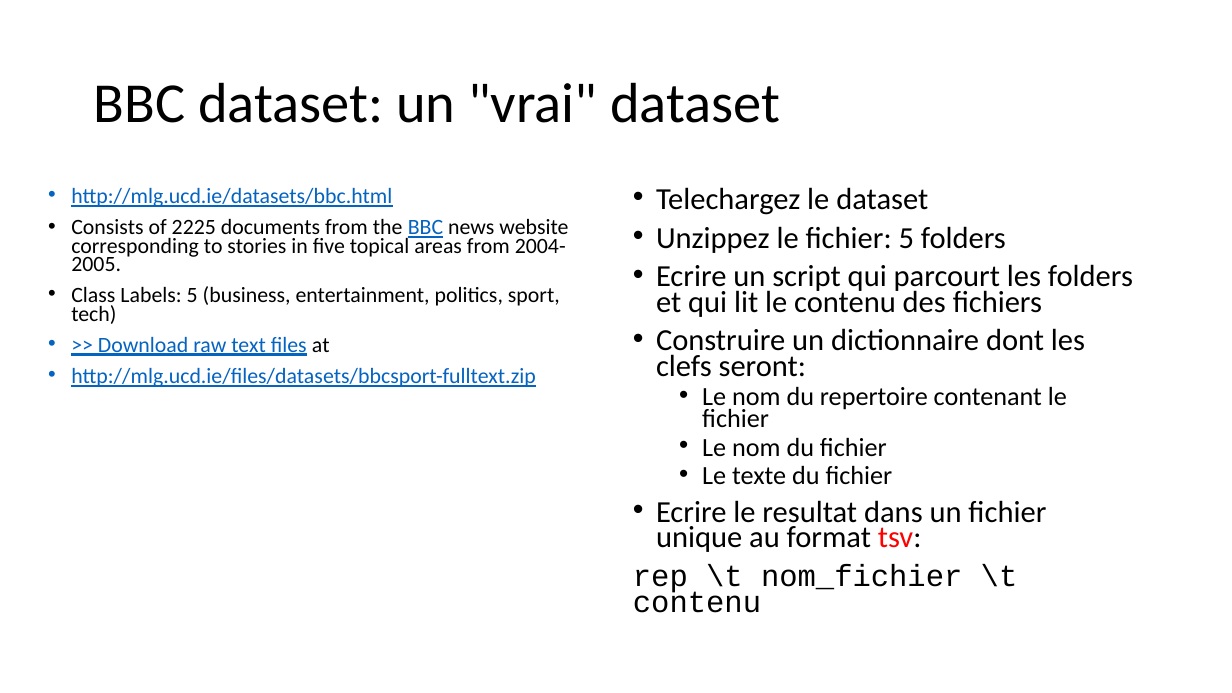
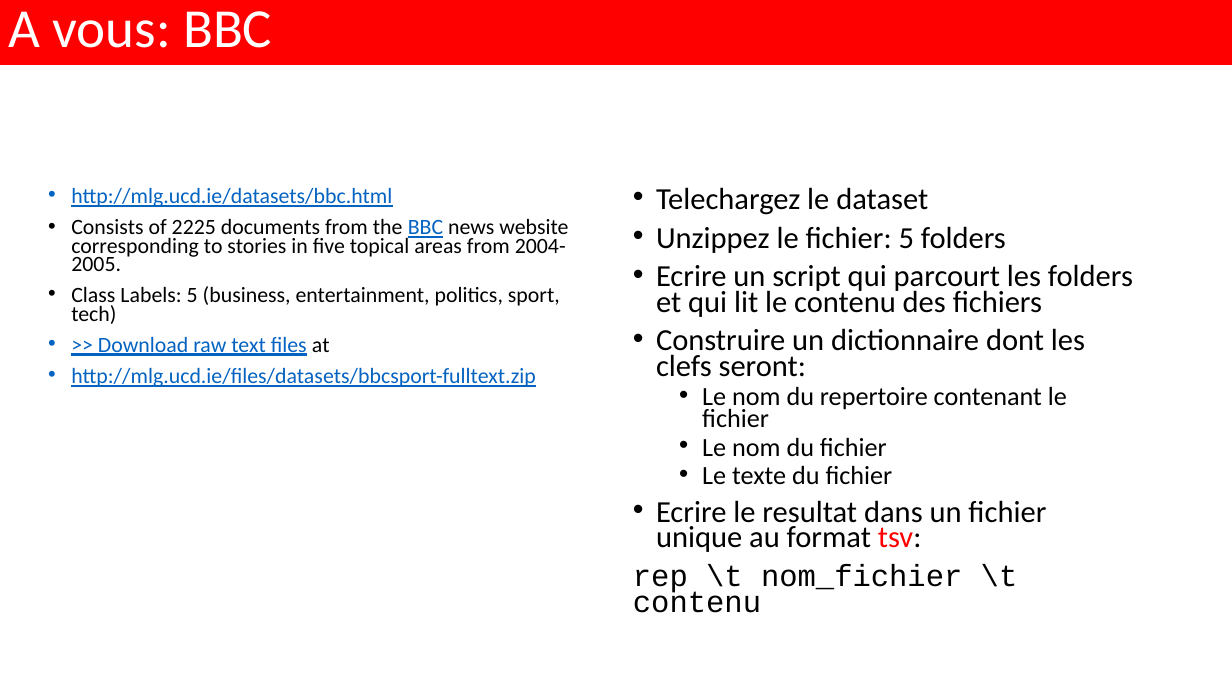
Before and after one commit to alexisperrier/XEmines_DataScience_2020, a slide deck: slide 30 of slides/XEM20_S1D1_python02.pptx (slide 28 before the commit). Drawn at 1232x693 pixels with LibreOffice and Linux fonts; fonts in the diff are those of the drawing. Boxes give left, top, right and bottom in pixels: in the first picture for what was removed or moved away, otherwise in the second. Text is boxed around its words. In the diff, an @@ line names an element or a change of style, - is before the commit and + after.

```diff
--- a/slides/XEM20_S1D1_python02.pptx
+++ b/slides/XEM20_S1D1_python02.pptx
@@ rectangle added at <box>0,0,1232,65</box>, fill #FF0000, 42.9 pt, text #FFFFFF @@
+A vous: BBC
@@ title removed at <box>94,82,780,123</box> @@
-BBC dataset: un "vrai" dataset
```
Also in this commit, not shown: 4 other files.
